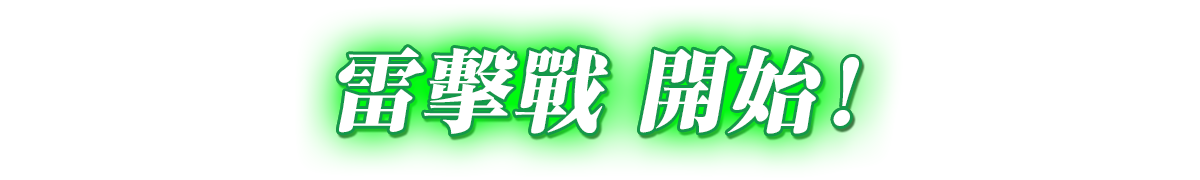
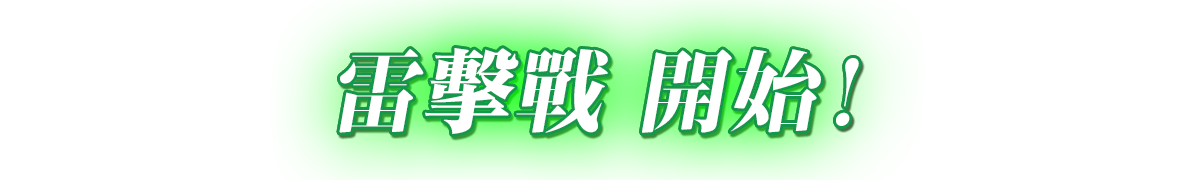
Comparing the layer stacks of the two 1200 x 180 images. Changes:
painted on "雷擊戰 開始！" over [left=338, top=47, right=859, bottom=134]
renamed "雷擊戰 開始！ 拷貝" to "雷擊戰 開始！ 拷貝 2", painted on it over [left=335, top=44, right=862, bottom=137]
